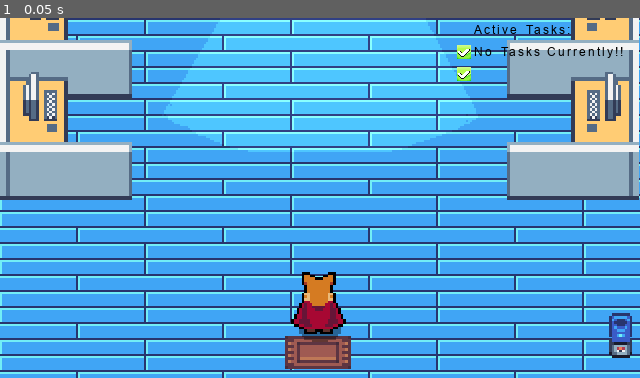
Above: before the commit, frame 1.
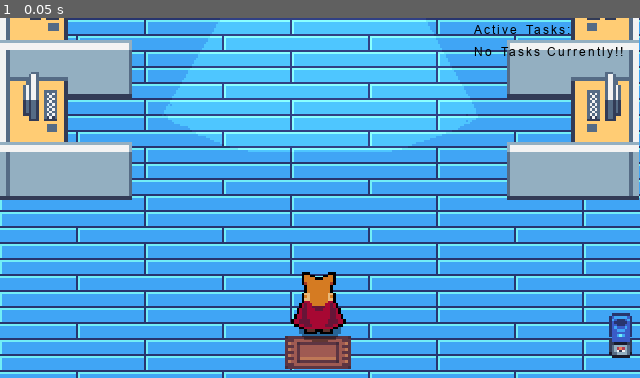
Above: after the commit, the same moment.

Repository: Jonak-Adipta-Kalita/JAK-Ultimate-Adventure-Game
Game: Godot game, scene res://Buildings/Interriors/LabInterrior/GroundFloor.tscn
The game is run twice, just before and just after one commit, with the same random seed, the same clock (stepped at 60 frames per second) and the same inputs. This scene is started directly instead of the project's main scene. Sound files missing from this copy of the repository are replaced by a short silence.
Inputs:
- Up to frame 1 (0.05 s): no input

The runs differ from the first frame. In frame 1, 0.2% of the frame differs, in the area x 71-74%, y 7-18%.

Commit message:
DataManager.exists instead..., gonna add crystals, storing collection data in different key in json file

Diff:
--- a/Buildings/Buildings.gd
+++ b/Buildings/Buildings.gd
@@ -10,15 +10,12 @@
 	door.visible = false
 
 func _on_DoorCollider_body_entered(_body):
-	var current_data = DataManager.get_data()
 	DataManager.is_updating_ext_g_pos = true
 	DataManager.ModifyData.player_data(
 		player.global_position,
 		player.animationTree.get("parameters/Idle/blend_position"),
 		PlayerStats.health,
 		"overworld",
-		current_data["player"]["bats_killed"],
-		current_data["player"]["exp"],
 		player.global_position + Vector2(0, 10)
 	)
 
--- a/Buildings/Interriors/BuildingInterrior.gd
+++ b/Buildings/Interriors/BuildingInterrior.gd
@@ -9,8 +9,6 @@
 		facing,
 		PlayerStats.health,
 		"buildinginterrior-" + name.split("_")[0],
-		current_data["player"]["bats_killed"],
-		current_data["player"]["exp"],
 		str2var(current_data["player"]["buildingexterior_global_pos"]),
 		name.split("_")[1]
 	)
--- a/Characters/Aiden.gd
+++ b/Characters/Aiden.gd
@@ -7,11 +7,11 @@
 		MessageBox.send_message("Hide")
 		return
 
-	if not "aiden" in DataManager.get_data():
+	if not DataManager.exists_data("aiden"):
 		DataManager.ModifyData.aiden_data(1, false)
 
 	var aiden_data = DataManager.get_data()["aiden"]
-	var player_data = DataManager.get_data()["player"]
+	var player_collection_data = DataManager.get_data()["player_collection"]
 
 	var phase: int = aiden_data["phase"]
 	var task_asked: bool = aiden_data["task_asked"]
@@ -23,7 +23,7 @@
 		if not task_asked:
 			MessageBox.send_message("Can you do the following: 1) Kill 50 Bats, 2) Collect 250 ExP")
 			DataManager.ModifyData.aiden_data(phase, true)
-		elif player_data["bats_killed"] >= 50 and player_data["exp"] >= 100.0:
+		elif player_collection_data["bats_killed"] >= 50 and player_collection_data["exp"] >= 100.0:
 			MessageBox.send_message("Well Done!! You have completed your First Quest!!")
 			DataManager.ModifyData.aiden_data(3, false)
 		else:
@@ -31,7 +31,7 @@
 			DataManager.ModifyData.aiden_data(phase, true)
 	elif phase == 3:
 		if not task_asked:
-			MessageBox.send_message("Can you do the following: 1) Kill 100 Bats, 2) Collect 500 ExP")
+			MessageBox.send_message("Can you do the following: 1) Collect 50 Crystals, 2) Collect 500 ExP")
 			DataManager.ModifyData.aiden_data(3, true)
 		else:
 			MessageBox.send_message("Please complete the Tasks!!")
--- /dev/null
+++ b/Consumable/Crystal.gd
@@ -0,0 +1,4 @@
+extends "res://Consumable/RandomSprite.gd"
+
+func _on_Crystal_body_entered(_body):
+	pass
--- /dev/null
+++ b/Consumable/Crystal.tscn
@@ -0,0 +1,20 @@
+[gd_scene load_steps=4 format=2]
+
+[ext_resource path="res://Consumable/Crystals.png" type="Texture" id=1]
+[ext_resource path="res://Consumable/Crystal.gd" type="Script" id=2]
+
+[sub_resource type="RectangleShape2D" id=1]
+extents = Vector2( 15.0367, 15.0394 )
+
+[node name="Crystal" type="Area2D"]
+script = ExtResource( 2 )
+
+[node name="Sprite" type="Sprite" parent="."]
+texture = ExtResource( 1 )
+hframes = 18
+
+[node name="CollisionShape2D" type="CollisionShape2D" parent="."]
+position = Vector2( 0.96331, 0.96064 )
+shape = SubResource( 1 )
+
+[connection signal="body_entered" from="." to="." method="_on_Crystal_body_entered"]
--- a/Consumable/Mushroom.gd
+++ b/Consumable/Mushroom.gd
@@ -1,14 +1,8 @@
-extends Area2D
+extends "res://Consumable/RandomSprite.gd"
 
 var heal_points = 3
 
 onready var audioStreamPlayer = $AudioStreamPlayer2D
-onready var sprite = $Sprite
-
-func _ready():
-	randomize()
-	var random_frame = randi() % 35 + 1
-	sprite.frame = random_frame
 
 func _on_Consumable_body_entered(_body):
 	if not PlayerStats.health == PlayerStats.max_health:
--- /dev/null
+++ b/Consumable/RandomSprite.gd
@@ -0,0 +1,8 @@
+extends Area2D
+
+onready var sprite = $Sprite
+
+func _ready():
+	randomize()
+	var random_frame = randi() % 35 + 1
+	sprite.frame = random_frame
--- a/Enemies/Bat.gd
+++ b/Enemies/Bat.gd
@@ -85,28 +85,12 @@
 	hurtbox.create_hit_effect()
 
 func _on_Stats_no_health():
-	var player_data = DataManager.get_data()["player"]
+	var player_collection_data = DataManager.get_data()["player_collection"]
 
-	if "buildingexterior_global_pos" in Array(player_data.keys()):
-		DataManager.ModifyData.player_data(
-			str2var(player_data["global_position"]),
-			str2var(player_data["facing"]),
-			PlayerStats.max_health,
-			player_data["location"],
-			player_data["bats_killed"] + 1,
-			player_data["exp"] + ExP,
-			str2var(player_data["buildingexterior_global_pos"]),
-			player_data["floor"]
-		)
-	else:
-		DataManager.ModifyData.player_data(
-			str2var(player_data["global_position"]),
-			str2var(player_data["facing"]),
-			PlayerStats.max_health,
-			player_data["location"],
-			player_data["bats_killed"] + 1,
-			player_data["exp"] + ExP
-		)
+	DataManager.ModifyData.player_collection_data(
+		player_collection_data["bats_killed"] + 1,
+		player_collection_data["exp"] + ExP
+	)
 
 	queue_free()
 
--- a/Enemies/Bat.tscn
+++ b/Enemies/Bat.tscn
@@ -62,7 +62,7 @@
 [node name="AnimatedSprite" type="AnimatedSprite" parent="."]
 frames = SubResource( 6 )
 animation = "AnimationFly"
-frame = 2
+frame = 3
 playing = true
 offset = Vector2( 0, -12 )
 
--- a/MainScreens/Map.gd
+++ b/MainScreens/Map.gd
@@ -13,6 +13,9 @@
 
 	if not DataManager.exists_data("player"):
 		DataManager.ModifyData.player_data()
+
+	if not DataManager.exists_data("player_collection"):
+		DataManager.ModifyData.player_collection_data()
 
 	if "buildingexterior_global_pos" in Array(DataManager.get_data()["player"].keys()):
 		player.global_position = str2var(DataManager.get_data()["player"]["buildingexterior_global_pos"])
@@ -33,19 +36,13 @@
 			DataManager.ModifyData.player_data(
 				player.global_position,
 				player.animationTree.get("parameters/Idle/blend_position"),
-				PlayerStats.health,
-				"overworld",
-				current_data["player"]["bats_killed"],
-				current_data["player"]["exp"]
+				PlayerStats.health
 			)
 		else:
 			DataManager.ModifyData.player_data(
 				str2var(current_data["player"]["global_position"]),
 				str2var(current_data["player"]["facing"]),
-				PlayerStats.health,
-				"overworld",
-				current_data["player"]["bats_killed"],
-				current_data["player"]["exp"]
+				PlayerStats.health
 			)
 	if get_tree().paused:
 		canvasLayer.visible = false
--- a/OtherScreens/ActiveTasks.gd
+++ b/OtherScreens/ActiveTasks.gd
@@ -9,28 +9,30 @@
 var can_be_viewed = false
 
 func no_tasks():
+	doneTask1.visible = false
+	doneTask2.visible = false
 	task1.text = "No Tasks Currently!!"
 	task2.text = ""
 
 func _process(_delta):
 	visible = can_be_viewed
 
-	if not "aiden" in DataManager.get_data():
+	if not DataManager.exists_data("aiden"):
 		no_tasks()
 		return
 
-	var player_data = DataManager.get_data()["player"]
+	var player_collection_data = DataManager.get_data()["player_collection"]
 	var aiden_data = DataManager.get_data()["aiden"]
 
 	if aiden_data["phase"] == 2 and aiden_data["task_asked"] == true:
 		doneTask1.visible = false
 		doneTask2.visible = false
-		if player_data["bats_killed"] == 50:
+		if player_collection_data["bats_killed"] == 50:
 			doneTask1.visible = true
-		if player_data["exp"] == 250:
+		if player_collection_data["exp"] == 250:
 			doneTask1.visible = true
 
-		if player_data["bats_killed"] >= 50 and player_data["exp"] >= 250:
+		if player_collection_data["bats_killed"] >= 50 and player_collection_data["exp"] >= 250:
 			doneTask1.visible = false
 			doneTask2.visible = false
 			task1.text = "Go back to Aiden!!"
@@ -38,7 +40,13 @@
 
 			return
 
-		task1.text = "1) %s" % "Kill %d/50 Bats" % player_data["bats_killed"]
-		task2.text = "2) %s" % "Collect %d/250 ExP" % player_data["exp"]
+		task1.text = "1) %s" % "Kill %d/50 Bats" % player_collection_data["bats_killed"]
+		task2.text = "2) %s" % "Collect %d/250 ExP" % player_collection_data["exp"]
+	elif aiden_data["phase"] == 2 and aiden_data["task_asked"] == true:
+		doneTask1.visible = false
+		doneTask2.visible = false
+		# check for completion
+		task1.text = "1) %s" % "Collect %d/50 Crystals" % player_collection_data["crystals_collected"]
+		task2.text = "2) %s" % "Collect %d/500 ExP" % player_collection_data["exp"]
 	else:
 		no_tasks()
--- a/OtherScreens/Menu.gd
+++ b/OtherScreens/Menu.gd
@@ -6,7 +6,7 @@
 
 func _on_PlayButton_pressed():
 	var data = DataManager.get_data()
-	var location: String = data["player"]["location"] if "player" in Array(DataManager.get_data().keys()) else "overworld"
+	var location: String = data["player"]["location"] if DataManager.exists_data("player") else "overworld"
 	var change_scene_to = ""
 
 	if location == "overworld":
--- a/Overlap/DataManager.gd
+++ b/Overlap/DataManager.gd
@@ -51,8 +51,6 @@
 		facing: Vector2 = Vector2.DOWN,
 		health: int = PlayerStats.max_health,
 		location: String = "overworld",
-		bats_killed: int = 0,
-		_exp: float = 0,
 		buildingexterior_global_pos: Vector2 = Vector2.ZERO,
 		_floor = "GroundFloor"
 	):
@@ -64,8 +62,6 @@
 				"facing": var2str(facing),
 				"location": location,
 				"health": health,
-				"bats_killed": bats_killed,
-				"exp": _exp,
 				"buildingexterior_global_pos": var2str(buildingexterior_global_pos),
 				"floor": _floor
 			}
@@ -74,12 +70,23 @@
 				"global_position": var2str(global_pos),
 				"facing": var2str(facing),
 				"location": location,
-				"health": health,
-				"bats_killed": bats_killed,
-				"exp": _exp,
+				"health": health
 			}
 
 		DataManager.modify_data("player", new_data)
+
+	static func player_collection_data(
+		bats_killed: int = 0,
+		_exp: float = 0,
+		crystals_collected: int = 0
+	):
+		var player_collection_data = {
+			"bats_killed": bats_killed,
+			"exp": _exp,
+			"crystals_collected": crystals_collected
+		}
+
+		DataManager.modify_data("player_collection", player_collection_data)
 
 	static func aiden_data(phase: int, task_asked: bool = false):
 		DataManager.modify_data("aiden", {
--- a/Player/Player.gd
+++ b/Player/Player.gd
@@ -26,7 +26,7 @@
 func _ready():
 	var _player_stats_connect = stats.connect("no_health", self, "queue_free")
 
-	while (not DataManager.updated_data) and (not "player" in Array(DataManager.get_data().keys())):
+	while (not DataManager.updated_data) and (not DataManager.exists_data("player")):
 		yield(get_tree().create_timer(0.1), "timeout")
 
 	var data = DataManager.get_data()
Binary file added: Consumable/Crystals.png
Not shown, added: Consumable/Crystals.png.import
